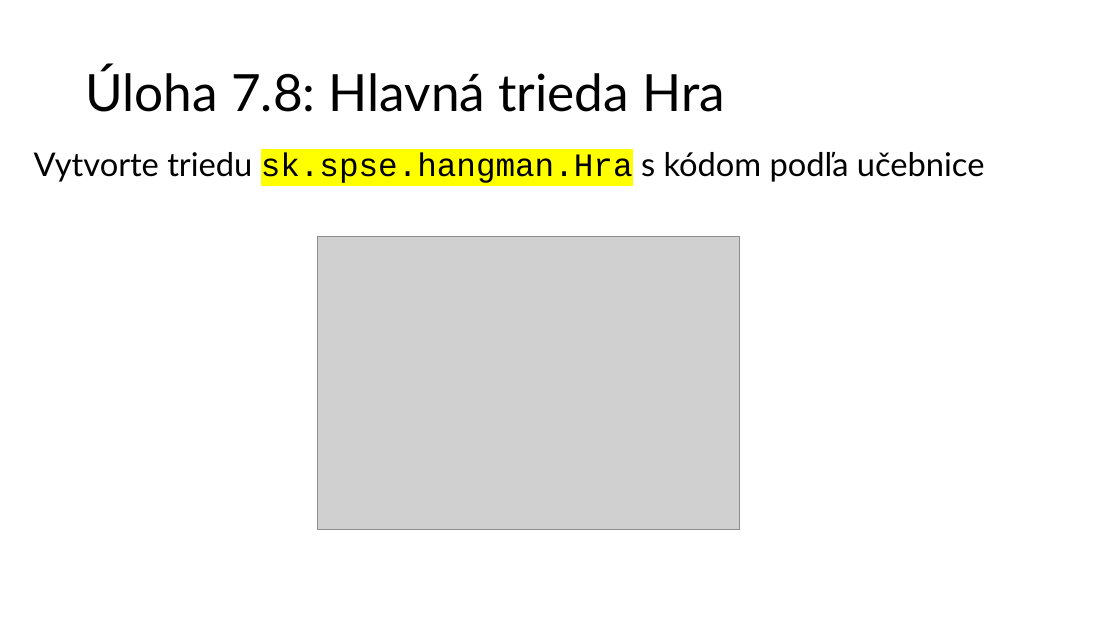
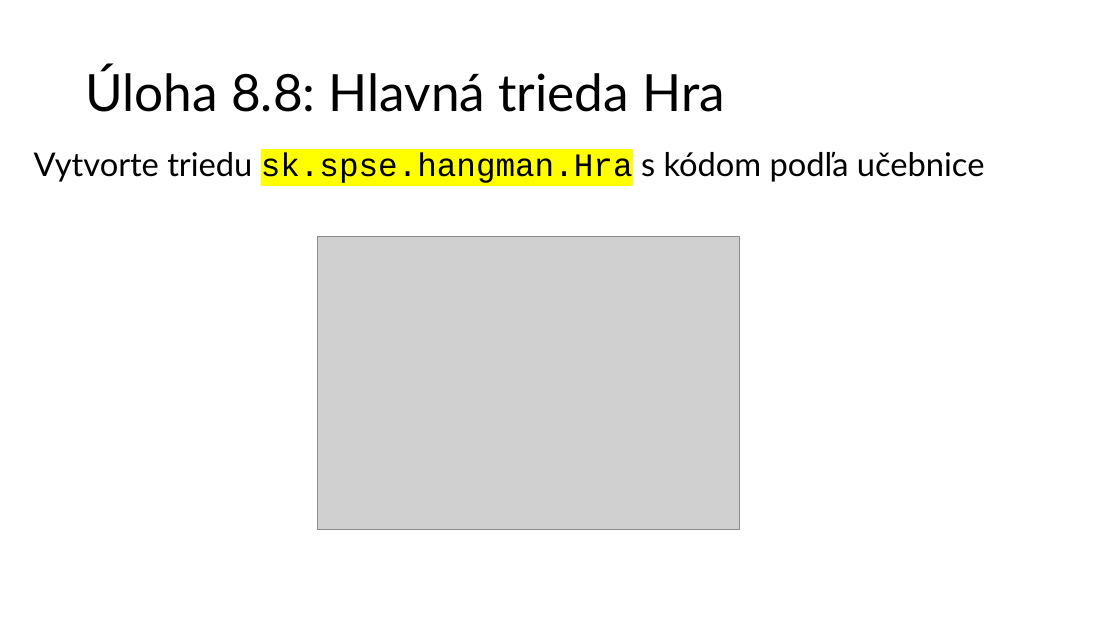
Before and after one commit to wagjo/oop, a slide deck: slide 13 of prezentacie/c08w.pptx. Drawn at 1120x630 pixels with LibreOffice and Linux fonts; fonts in the diff are those of the drawing; grey boxes stand for pictures. Boxes give left, top, right and bottom in pixels: in the first picture for what was removed or moved away, otherwise in the second. Text is boxed around its words. In the diff, an @@ line names an element or a change of style, - is before the commit and + after.

```diff
--- a/prezentacie/c08w.pptx
+++ b/prezentacie/c08w.pptx
@@ title at <box>85,66,726,112</box>: text changed @@
-Úloha 7.8: Hlavná trieda Hra
+Úloha 8.8: Hlavná trieda Hra
```
Also in this commit, not shown: 7 other slides changed, 8 other files.
